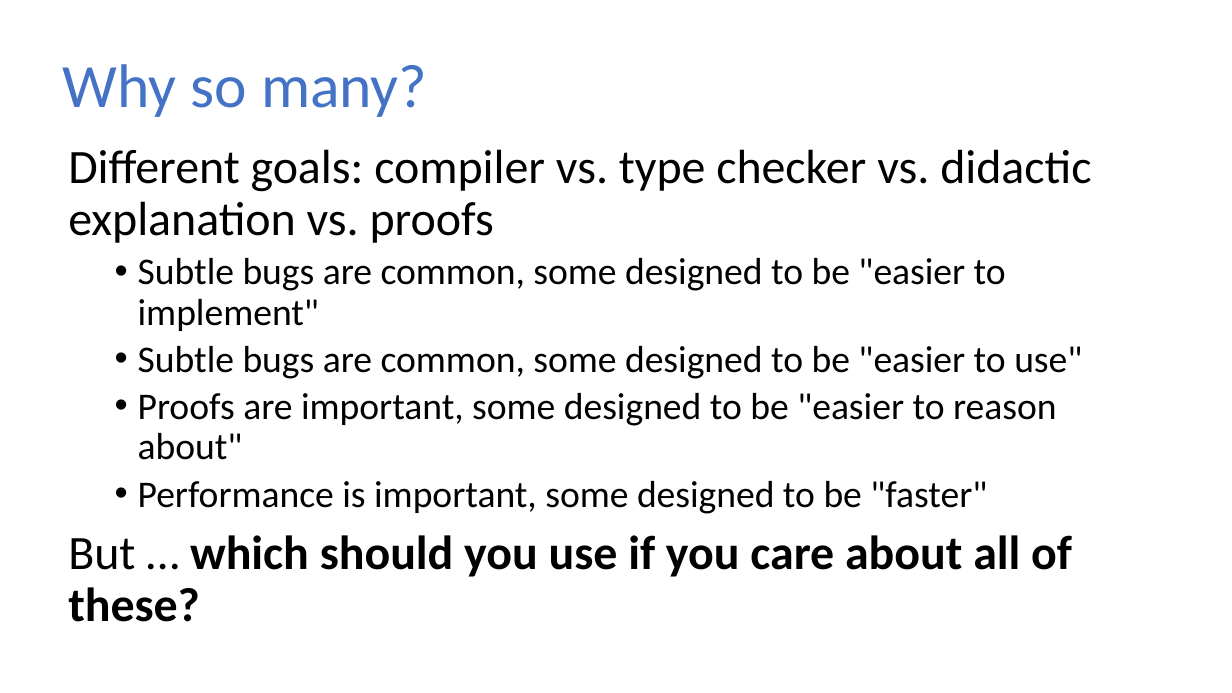
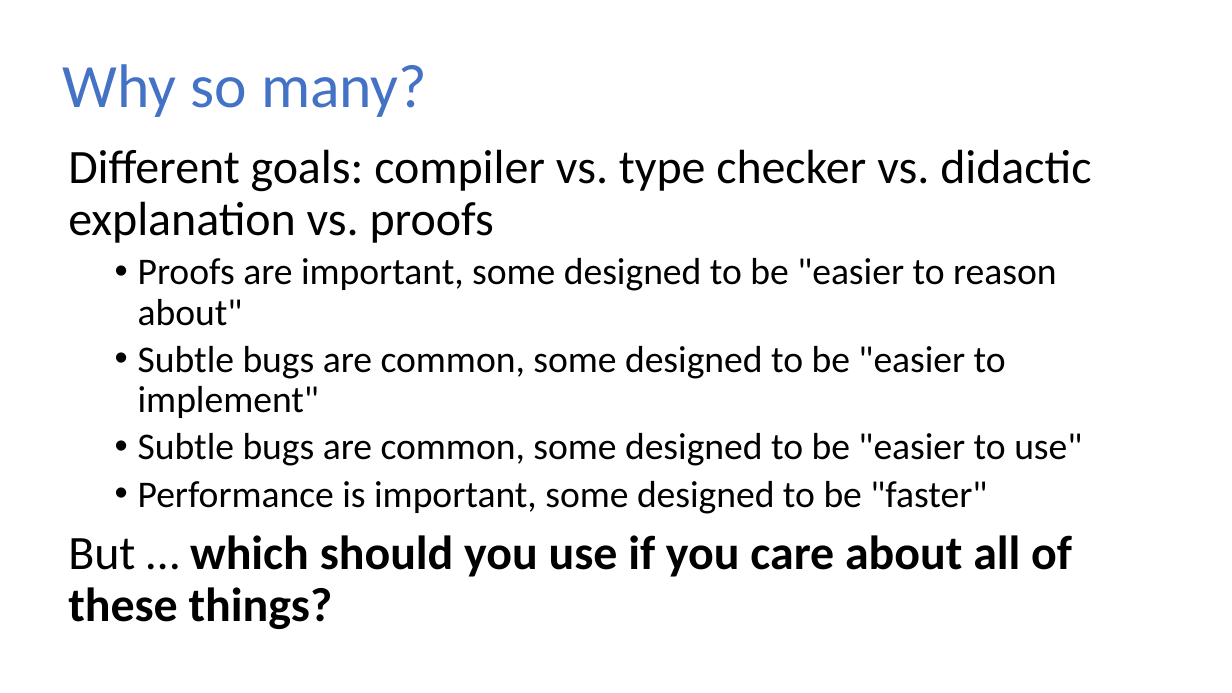
Before and after one commit to sweirich/lambda-n-ways, a slide deck: slide 5 of ifl-2021.pptx. Drawn at 1232x693 pixels with LibreOffice and Linux fonts; fonts in the diff are those of the drawing. Boxes give left, top, right and bottom in pixels: in the first picture for what was removed or moved away, otherwise in the second. Text is boxed around its words. In the diff, an @@ line names an element or a change of style, - is before the commit and + after.

```diff
--- a/ifl-2021.pptx
+++ b/ifl-2021.pptx
@@ text at (138, 258, 1057, 326): paragraph added @@
+  • Proofs are important, some designed to be "easier to reason about"
@@ text at (138, 393, 1057, 460): paragraph removed @@
-  • Proofs are important, some designed to be "easier to reason about"
@@ text at (68, 535, 1072, 629): text changed @@
-But … which should you use if you care about all of these?
+But … which should you use if you care about all of these things?
```
Also in this commit, not shown: 10 other slides changed, 10 other files.
